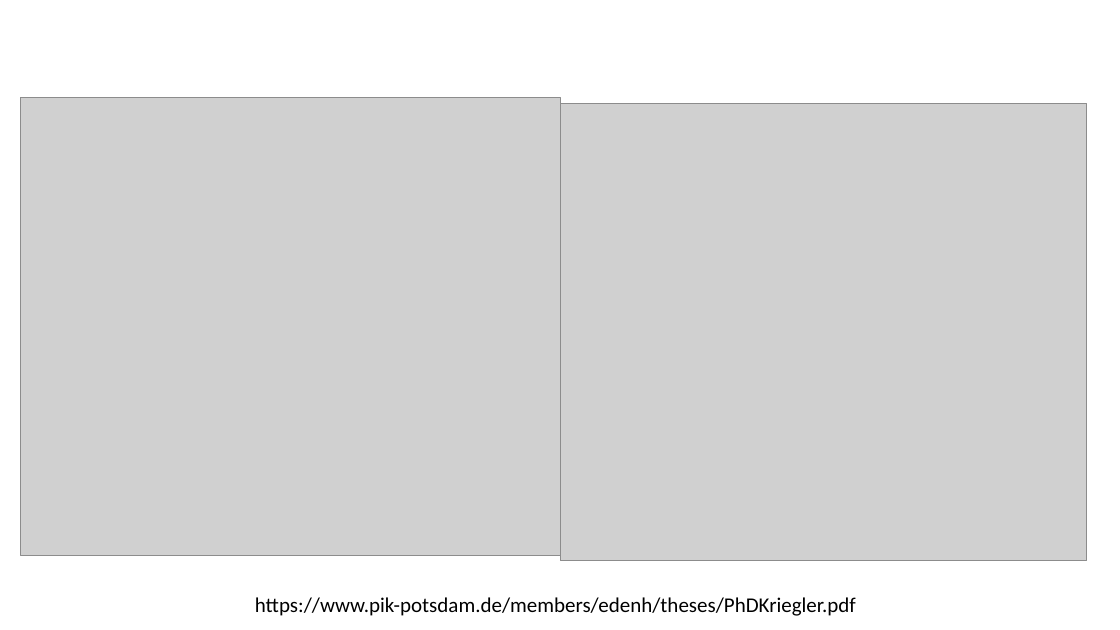
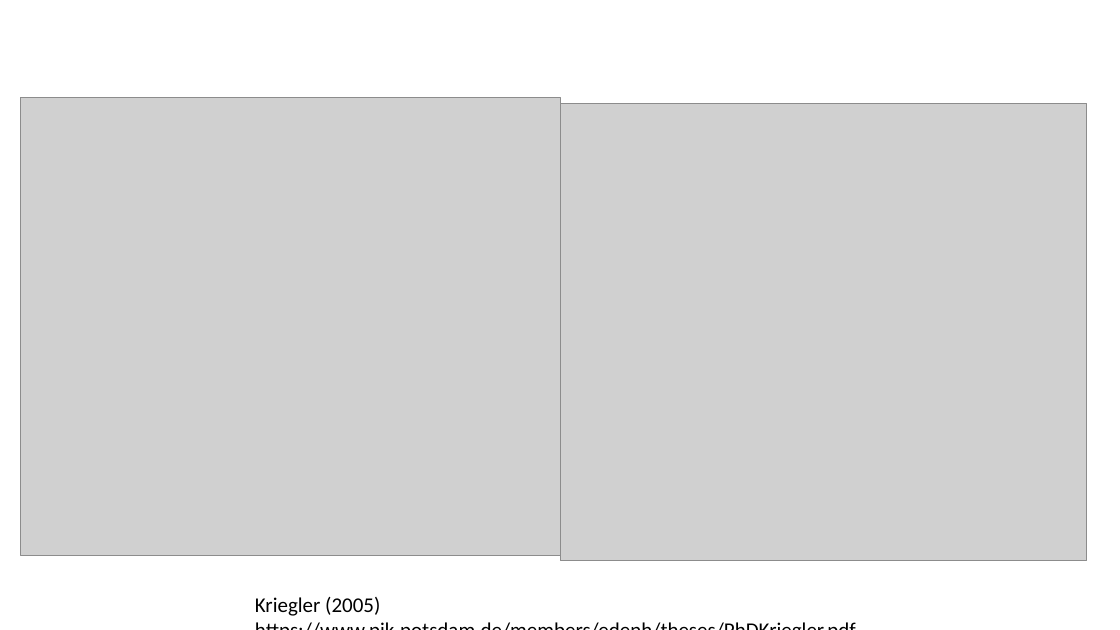
Before and after one commit to niharnandan/thesis, a slide deck: slide 4 of Mid Semester Presentation.pptx. Drawn at 1120x630 pixels with LibreOffice and Linux fonts; fonts in the diff are those of the drawing; grey boxes stand for pictures. Boxes give left, top, right and bottom in pixels: in the first picture for what was removed or moved away, otherwise in the second. Text is boxed around its words. In the diff, an @@ line names an element or a change of style, - is before the commit and + after.

```diff
--- a/Mid Semester Presentation.pptx
+++ b/Mid Semester Presentation.pptx
@@ text at <box>255,597,380,616</box>: paragraph added @@
+Kriegler (2005)
```
Also in this commit, not shown: 6 other slides changed, 1 slide added.
